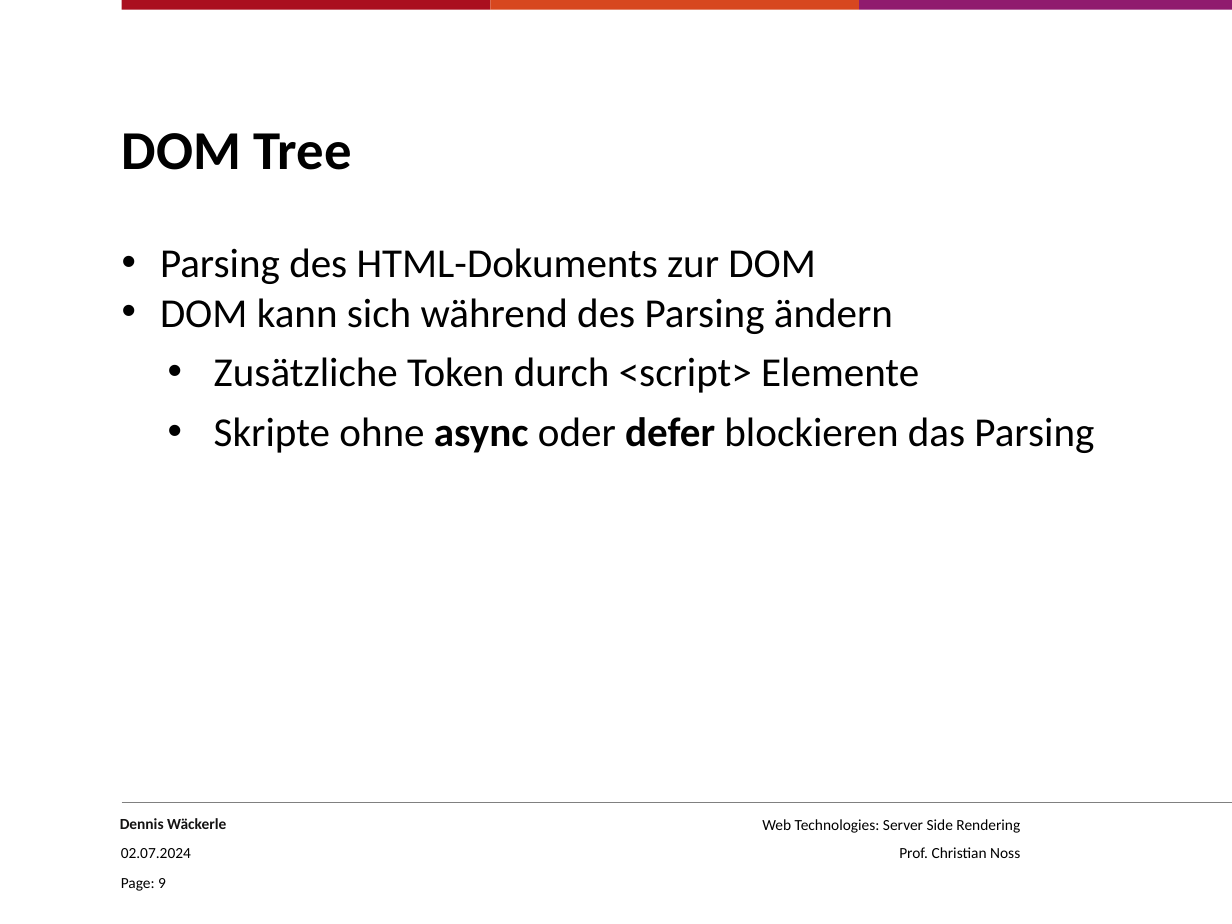
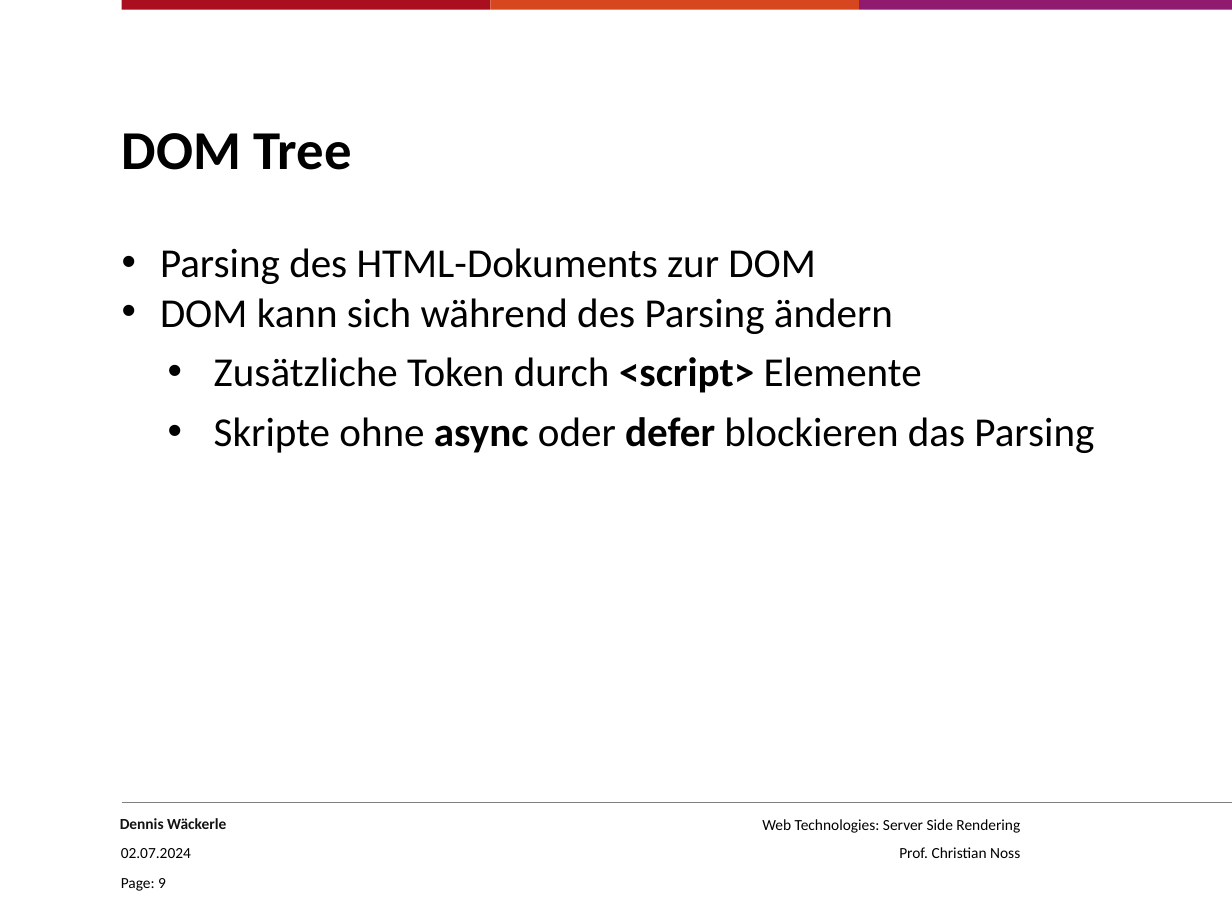
Before and after one commit to OliverWich/web-tech-ssr, a slide deck: slide 9 of ssr_presentation.pptx. Drawn at 1232x924 pixels with LibreOffice and Linux fonts; fonts in the diff are those of the drawing; background and template pictures are left out. Boxes give left, top, right and bottom in pixels: in the first picture for what was removed or moved away, otherwise in the second. Text is boxed around its words. In the diff, an @@ line names an element or a change of style, - is before the commit and + after.

```diff
--- a/ssr_presentation.pptx
+++ b/ssr_presentation.pptx
@@ text at box(214, 357, 922, 393): bold on in "<script>" @@
```
Also in this commit, not shown: 2 other slides changed, 2 slides added, 2 other files.
